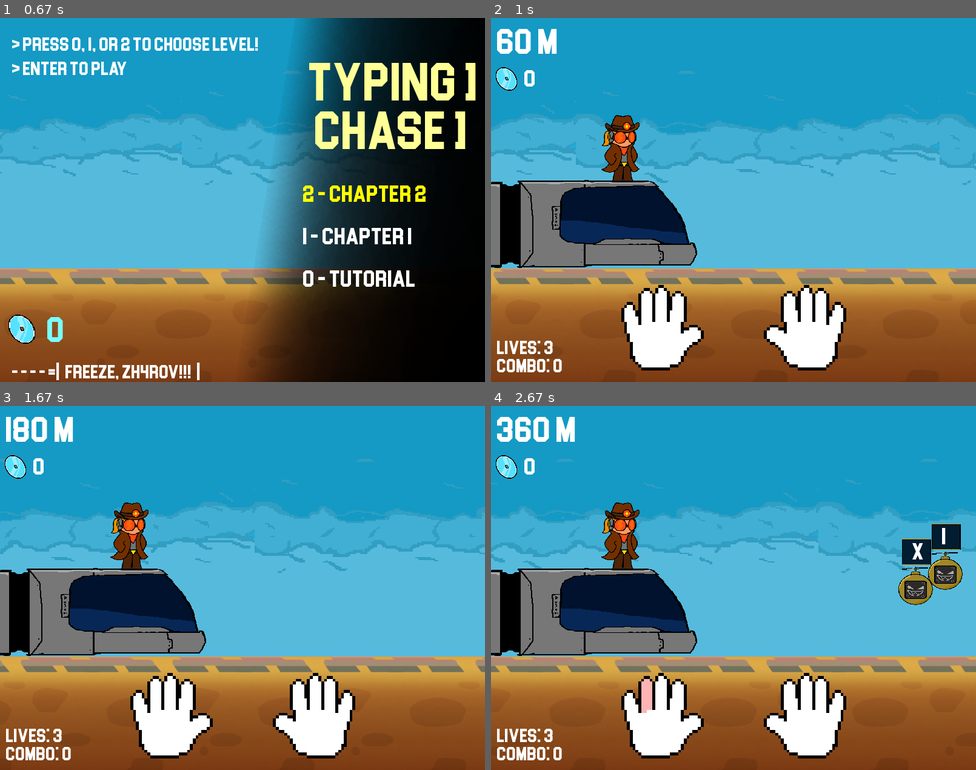
Above: before the commit, frames 1-4 (two rows, left to right).
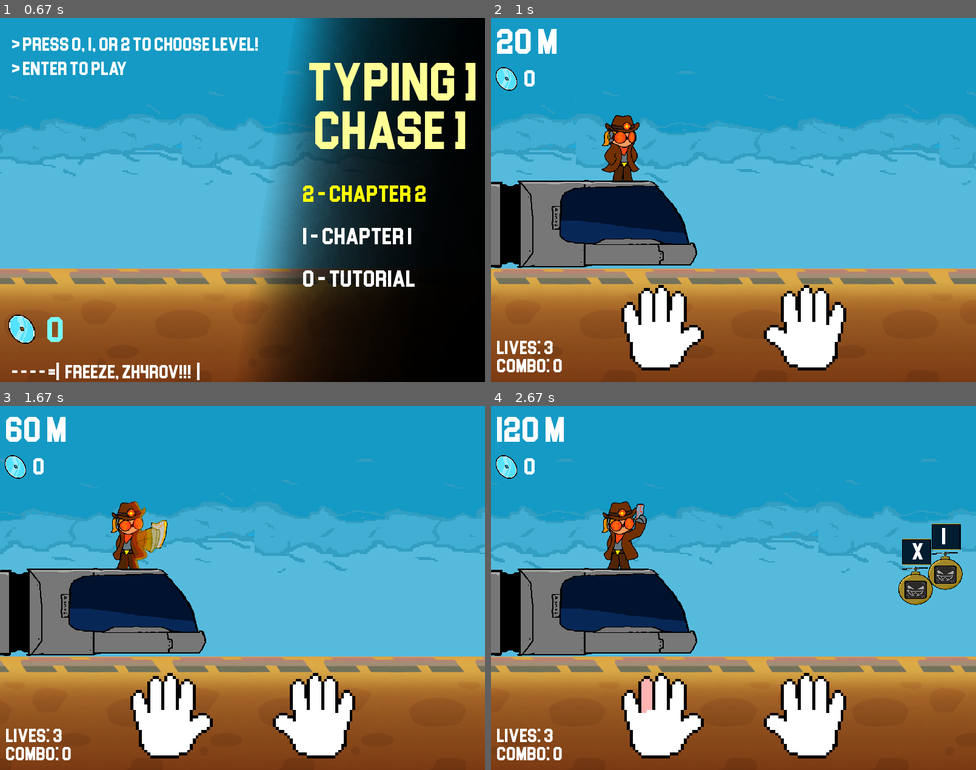
Above: after the commit, the same moments.

Repository: ArthurMarshallCavalcanteRezende/typing-chase_pygame
Game: pygame game, started from main.py
Two runs of this game, one before a commit and one after it. Both use one fixed random seed, a clock stepped at 60 frames per second and the inputs below.
Inputs:
- Up to frame 1 (0.67 s): tap 2 at 0.33 s
- Up to frame 2 (1 s): tap Enter at 0.67 s
- Up to frame 3 (1.67 s): type "ann" at 1 s; tap Enter at 1.33 s; type "a" at 1.55 s
- Up to frame 4 (2.67 s): tap Enter at 1.68, 2.23 s; type "r" at 2.1 s; type "o" at 2.65 s

Frame 1 is identical in both runs. In frame 2, less than 0.1% of the frame differs, in the area x 1-5%, y 5-10%; in frame 3, 1.8%, in the area x 1-35%, y 3-45%; in frame 4, 1.6%.

Commit message:
New left shoot animation, 'oneshot' sprite handling system added to 'player.py'

Diff:
--- a/modules/levels.py
+++ b/modules/levels.py
@@ -152,7 +152,6 @@
             self.spawn_max = 2
             self.enemy_speed = 3
             self.has_words = True
-            self.distance_per_frame = 3
             game.player.speed = 15
 
         level_config(game, self)
@@ -309,9 +308,9 @@
                     self.difficulty_req *= 2
                     game.player.difficulty += 1
 
-                    if game.player.difficulty < 4:
+                    if game.player.difficulty < 5:
                         game.player.speed += 1
-                    elif 6 <= game.player.difficulty < 10:
+                    elif 5 <= game.player.difficulty < 10:
                         game.player.speed += 2
 
                     if self.stage == 2: self.distance_per_frame += 1
--- a/modules/player.py
+++ b/modules/player.py
@@ -6,11 +6,12 @@
 
 # Class for creating a spritesheet for animated sprites
 class Sprite:
-    def __init__(self, player, name, path):
+    def __init__(self, player, name, path, oneshot=False, custom_interval=None):
         self.name = name
         self.image_list = []
         self.image_path = PLR_ASSETS_PATH + f'/{path}'
         self.current_image = None
+        self.oneshot = oneshot
 
         # Adding every frame image to the list to run through
         name_list = []
@@ -22,17 +23,20 @@
         name_list.sort()
 
         for filename in name_list:
-            image = pygame.image.load(self.image_path + f'/{filename}').convert_alpha()
-            image = pygame.transform.scale(image, (IMG_SIZE, IMG_SIZE))
-
-            self.image_list.append(image)
+            if filename.endswith('.png'):
+                image = pygame.image.load(self.image_path + f'/{filename}').convert_alpha()
+                image = pygame.transform.scale(image, (IMG_SIZE, IMG_SIZE))
+
+                self.image_list.append(image)
 
         # Values for updating the animation frame per update interval
         self.index = 0
         self.max_index = len(self.image_list) - 1
         self.tick = 0
+        self.custom_interval = custom_interval
 
         self.visible = False
+        self.shot_enabled = False
 
         player.sprite_list.append(self)
         self.current_image = self.image_list[self.index]
@@ -41,17 +45,40 @@
     def update(self, player):
         self.tick += 1
 
-        if self.tick > player.update_interval:
-            self.tick = 0
-            self.index += 1
-            if self.index > self.max_index: self.index = 0
-
-            self.current_image = self.image_list[self.index]
+        # Checking if image can update to next shot depending on interval
+        if self.custom_interval:
+            can_update = self.tick > self.custom_interval
+        else:
+            can_update = self.tick > player.update_interval
+
+        if can_update:
+            # Oneshot mode only runs the animation once, used for single actions.
+            if self.oneshot:
+                if self.shot_enabled:
+                    self.tick = 0
+                    self.index = 0
+                    self.current_image = self.image_list[self.index]
+                    self.shot_enabled = False
+
+                self.tick = 0
+
+                if not self.index > self.max_index:
+                    self.current_image = self.image_list[self.index]
+                    self.index += 1
+
+            # Plays animation constantly if not oneshot mode
+            else:
+                self.tick = 0
+                self.index += 1
+                if self.index > self.max_index: self.index = 0
+
+                self.current_image = self.image_list[self.index]
 
     def draw(self, game):
         if self.visible:
             new_rect = game.player.rect
 
+            # Position on top of bullet train on level 2
             if game.level.stage == 2:
                 new_rect = pygame.Rect(
                     game.player.rect.x + 50,
@@ -66,12 +93,14 @@
         super().__init__()
         self.sprite_list = []
         self.running_list = []
+        self.oneshot_list = []
 
         # Left sprites put first so the game always draws them behind others
         self.run_left = Sprite(self, 'run_left', 'run/left_run')
-        self.left_shoot = Sprite(self, 'left_shoot', 'shoot/left')
+        self.left_shoot = Sprite(self, 'left_shoot', 'shoot/left', True, 5)
         self.run_left_shoot = Sprite(self, 'run_left_shoot', 'run/left_shoot')
         self.running_list.append(self.run_left)
+        self.oneshot_list.append(self.left_shoot)
 
         # Main body sprites
         self.idle = Sprite(self, 'idle', 'idle')
@@ -79,16 +108,16 @@
 
         # Right sprites put last so the game always draws them on top of others
         self.run_right = Sprite(self, 'run_right', 'run/right_run')
-        self.right_shoot = Sprite(self, 'right_shoot', 'shoot/right')
+        self.right_shoot = Sprite(self, 'right_shoot', 'shoot/right', True, 5)
         self.run_right_shoot = Sprite(self, 'run_right_shoot', 'run/right_shoot')
         self.running_list.append(self.run_body)
         self.running_list.append(self.run_right)
+        self.oneshot_list.append(self.right_shoot)
 
         self.rect = pygame.Rect(0, 0, IMG_SIZE, IMG_SIZE)
         self.rect.center = position
-        self.shoot_visual_cd = [0, 30, False]
+        self.shoot_visual_cd = [0, 32, False]
         self.is_running = False
-        self.shooting = False
 
         self.lives = 3
         self.combo = 0
@@ -111,8 +140,6 @@
 
 
     def reset_anim(self):
-        self.shooting = False
-
         for sprite in self.sprite_list:
             sprite.visible = False
 
@@ -125,6 +152,8 @@
     # Handle the basics of shooting animation
     def shoot_anim(self, side):
         self.shooting = True
+        self.shoot_visual_cd[0] = 0
+        self.shoot_visual_cd[2] = True
 
         for sprite in self.sprite_list:
             sprite.visible = False
@@ -141,10 +170,11 @@
         else:
             if side == 'left':
                 self.left_shoot.visible = True
+                self.left_shoot.shot_enabled = True
             elif side == 'right':
                 self.right_shoot.visible = True
-
-        self.shoot_visual_cd[2] = True
+                self.right_shoot.shot_enabled = True
+
 
     def on_input(self, game):
         if game.player.action:
Binary file changed: game_assets/player/shoot/left/1.png
Binary file changed: game_assets/player/shoot/left/2.png
Binary file added: game_assets/player/shoot/left/3.png
Binary file added: game_assets/player/shoot/left/4.png
Binary file changed: game_assets/player/shoot/right/1.png
Binary file changed: game_assets/player/shoot/right/2.png
Binary file added: game_assets/player/shoot/right/3.png
Binary file added: game_assets/player/shoot/right/4.png
